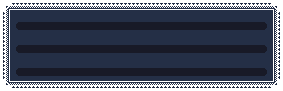
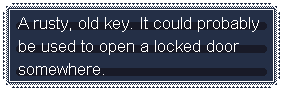
Two versions of the same layered image (283×91). Layer-by-layer changes:
added layer "EN" above "JP" over bbox(18, 17, 259, 75)
